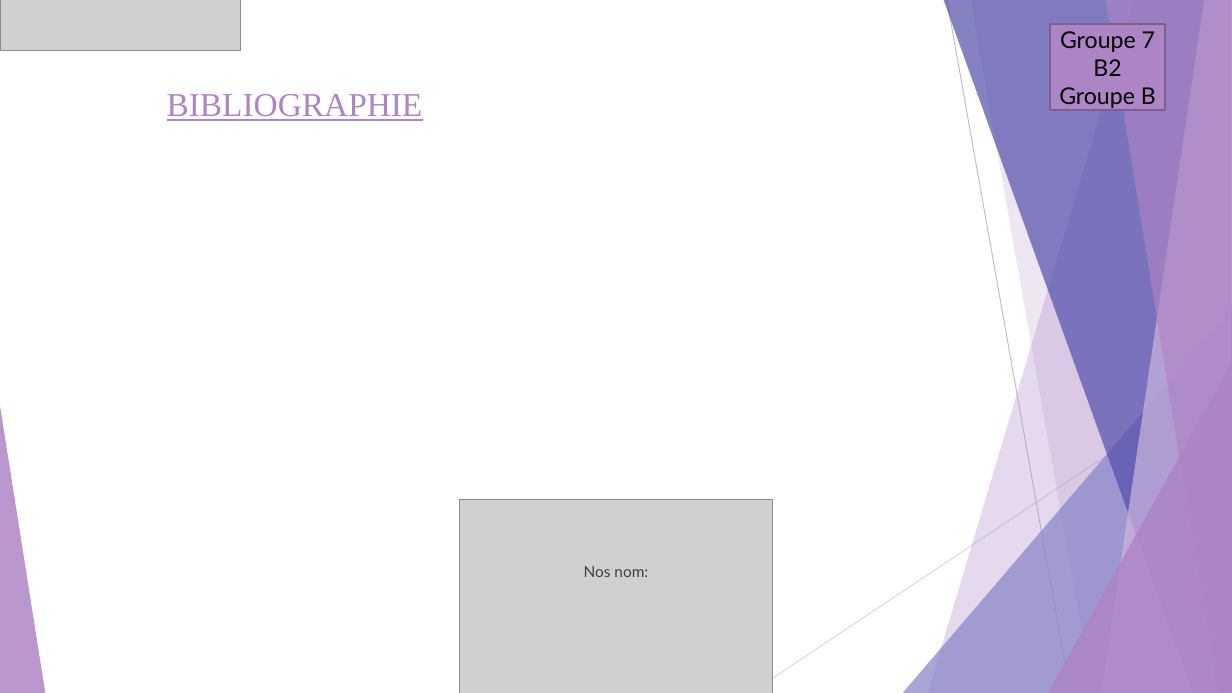
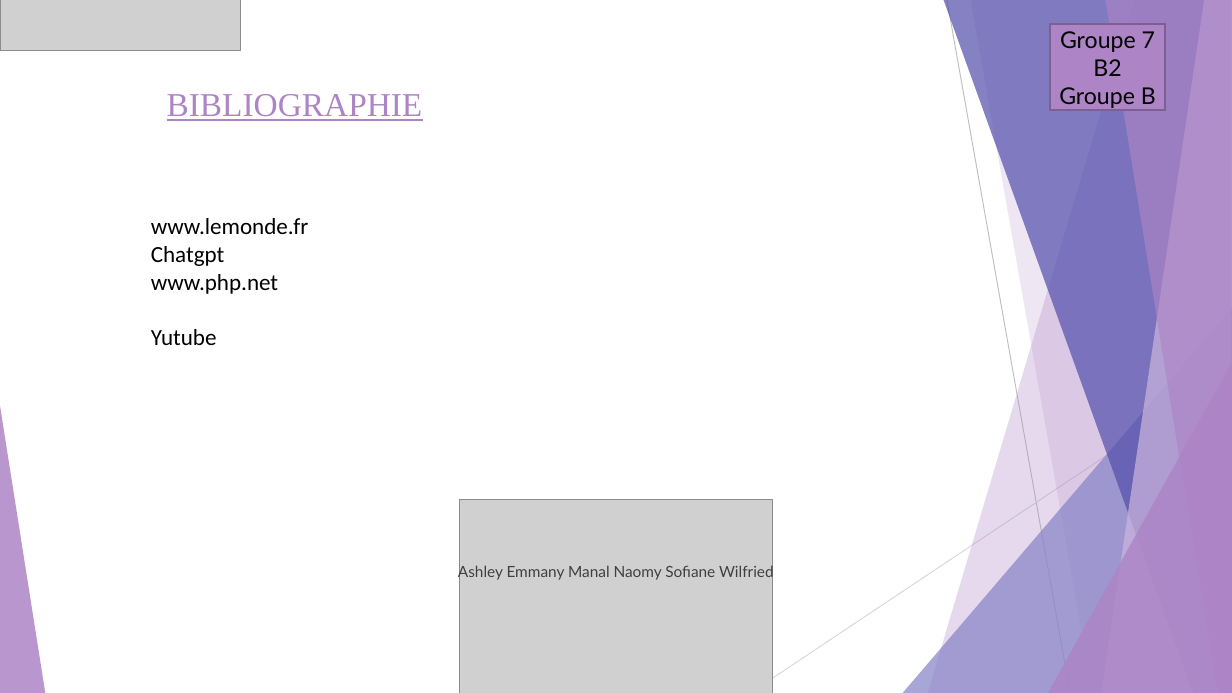
Before and after one commit to Ntumba21/tech1, a slide deck: slide 11 of doc/slide PROJET TECHNOLOGIQUE.odp (slide 10 before the commit). Drawn at 1232x693 pixels with LibreOffice and Linux fonts; fonts in the diff are those of the drawing; grey boxes stand for pictures. Boxes give left, top, right and bottom in pixels: in the first picture for what was removed or moved away, otherwise in the second. Text is boxed around its words. In the diff, an @@ line names an element or a change of style, - is before the commit and + after.

```diff
--- a/doc/slide PROJET TECHNOLOGIQUE.odp
+++ b/doc/slide PROJET TECHNOLOGIQUE.odp
@@ text added at [151,218,309,345], 18 pt, text #000000 @@
+www.lemonde.fr
+Chatgpt
+www.php.net
+Yutube
@@ text at [458,563,774,580]: text changed @@
-Nos nom:
+Ashley Emmany Manal Naomy Sofiane Wilfried
```
Also in this commit, not shown: 9 other slides changed, 1 slide added, 1 other file.
